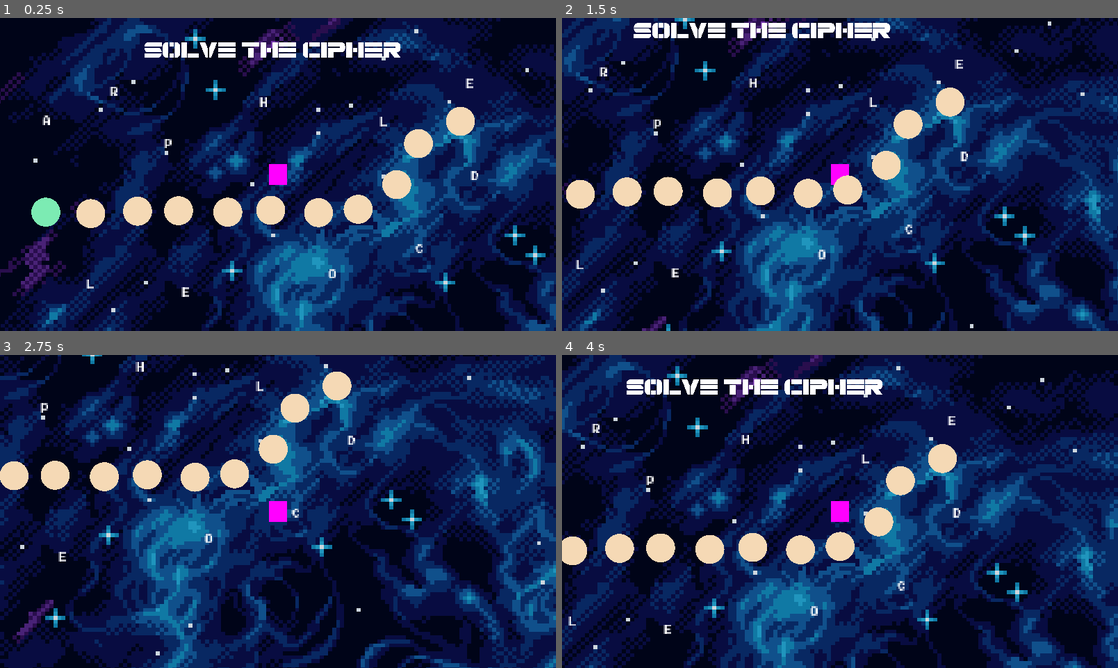
Above: before the commit, frames 1-4 (two rows, left to right).
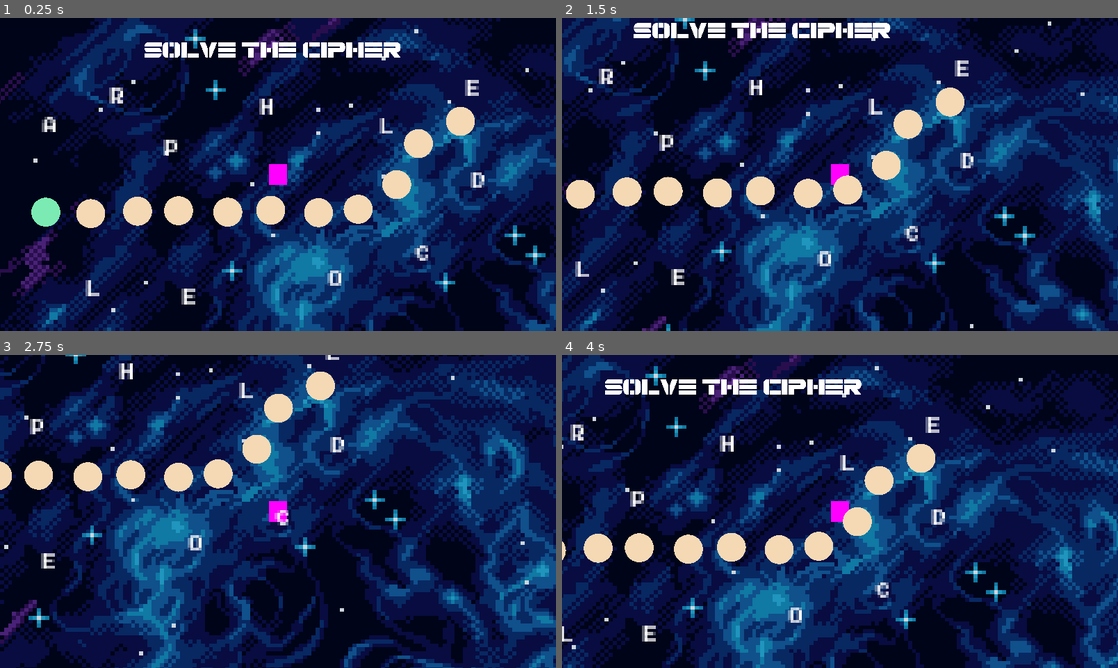
Above: after the commit, the same moments.

Repository: M-a-b-e-l/CISC2540---2D-Game-group-6
Game: Godot game, scene res://Scenes/Minigame3/MiniGame3.tscn
Two runs of this game, one before a commit and one after it. Both use one fixed random seed, a clock stepped at 60 frames per second and the inputs below. This scene is started directly instead of the project's main scene.
Inputs (mouse positions are in pixels of both pictures, inside the frame that each line leads up to):
- Up to frame 1 (0.25 s): no input
- Up to frame 2 (1.5 s): tap Enter at 0.5 s; move the mouse to (606, 121) at 0.52 s; hold Right (ui_right) 0.53-1.28 s; click (606, 121) at 0.6 s; move the mouse to (662, 143) at 1.27 s; hold Down (ui_down) from 1.28 s (still down); click (662, 143) at 1.35 s
- Up to frame 3 (2.75 s): move the mouse to (16, 552) at 2.02 s; release Down (ui_down) at 2.03 s; hold Right (ui_right) from 2.03 s (still down); click (16, 552) at 2.1 s
- Up to frame 4 (4 s): move the mouse to (856, 511) at 2.77 s; release Right (ui_right) at 2.78 s; hold Up (ui_up) 2.78-3.53 s; click (856, 511) at 2.85 s; move the mouse to (623, 627) at 3.52 s; hold Left (ui_left) from 3.53 s (still down); click (623, 627) at 3.6 s

The runs differ from the first frame. In frame 1, 1.0% of the frame differs, in the area x 7-88%, y 19-92%; in frame 2, 1.0%; in frame 3, 58%; in frame 4, 59%, in the area x 0-100%, y 0-100%.

Commit message:
Fixing bugs in game 3

Diff:
--- a/group_6_2d_game/Scenes/Minigame3/Letters/A.tscn
+++ b/group_6_2d_game/Scenes/Minigame3/Letters/A.tscn
@@ -1,19 +1,14 @@
-[gd_scene load_steps=5 format=3 uid="uid://o63b4s24xg0f"]
+[gd_scene load_steps=4 format=3 uid="uid://o63b4s24xg0f"]
 
 [ext_resource type="Script" path="res://Scenes/Minigame3/Letters/letters.gd" id="1_8ooy4"]
 [ext_resource type="FontFile" uid="uid://htx5t07ltj12" path="res://Fonts/Emulogic-zrEw.ttf" id="1_lhwil"]
 
-[sub_resource type="PhysicsMaterial" id="PhysicsMaterial_0mqh1"]
-
 [sub_resource type="CapsuleShape2D" id="CapsuleShape2D_arj5x"]
 
-[node name="Area2D" type="RigidBody2D"]
+[node name="Area2D" type="Area2D"]
 position = Vector2(-3.8147e-06, 0)
 scale = Vector2(1.78482, 1.6677)
 collision_mask = 2
-mass = 0.1
-physics_material_override = SubResource("PhysicsMaterial_0mqh1")
-gravity_scale = 0.0
 script = ExtResource("1_8ooy4")
 
 [node name="Label" type="Label" parent="."]
--- a/group_6_2d_game/Scenes/Minigame3/Letters/letters.gd
+++ b/group_6_2d_game/Scenes/Minigame3/Letters/letters.gd
@@ -1,4 +1,4 @@
-extends RigidBody2D
+extends Area2D
 
 var selected = false
 var rest_point
--- a/group_6_2d_game/Scenes/Minigame3/MiniGame3.tscn
+++ b/group_6_2d_game/Scenes/Minigame3/MiniGame3.tscn
@@ -58,6 +58,7 @@
 position = Vector2(577, 325)
 scale = Vector2(38, 43)
 collision_layer = 2
+collision_mask = 3
 script = ExtResource("2_qthtj")
 speed = 200.0
 
